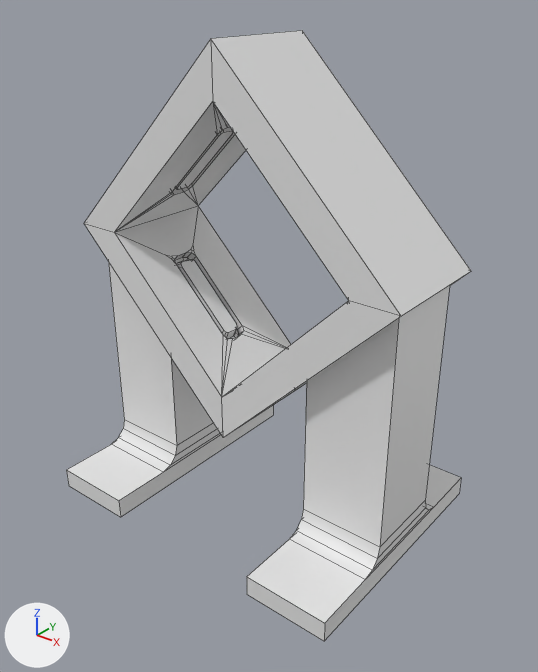
Renders of the FBX model Assets/Models/gates/gate_rhomb/gate_rhomb.fbx from each side of a commit.
Rendered twice from a camera (50 mm lens) standing at (13.61, -16.3, 16.48) and looking at (0.54, 0.05, 6.34). Arrows for +X, +Y and +Z are at lower left; the lights stay in place. Mesh edges are drawn as thin lines. Where no turn or scale is listed for an object, it has been applied to the vertices. Vertices at the same position are counted once.
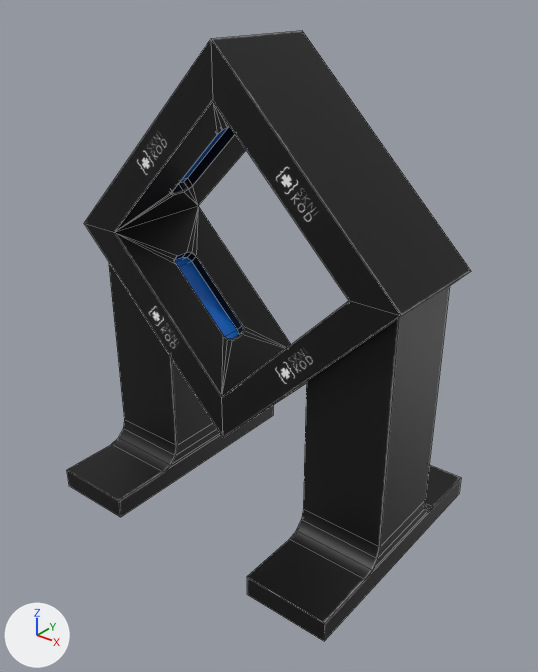
What differs and where, as boxes (x1, y1, x2, y2) in the pictures (538 x 672 px):
'Cube.011', surface changed, reshaped (grey to black): (67, 30, 471, 641) in both
part 1 of me_cube_015, cut back: before (114, 127, 291, 396); after (114, 128, 291, 396)

The change in detail:
Picture 'gate_rhomb_rhomb_gate_Albedo.jpg' (img_gate_rhomb_rhomb_gate_albedo_jpg) is new.
In material 'rhomb_gate' (mat_rhomb_gate), base_color is no longer (0.8, 0.8, 0.8), white #e7e7e7.
In material 'rhomb_gate' (mat_rhomb_gate), texture is now set to img_gate_rhomb_rhomb_gate_albedo_jpg.
me_cube_015 is used by ob_cube_011; location (0.0, 0.0, 0.0).
me_cube_015 had 272 vertices, 254 faces and spanned x -5.9..5.9, y -3.8..4.5, z 0.0..15.0.
me_cube_015 now has 168 vertices, 170 faces and spans x -5.9..5.9, y -3.8..4.5, z 0.0..15.0.
Part 1, on me_cube_015:
104 vertices are removed from x -3.5..3.5, y -0.3..1.0, z 5.6..12.6.
109 faces are deleted.
25 new faces join them.
